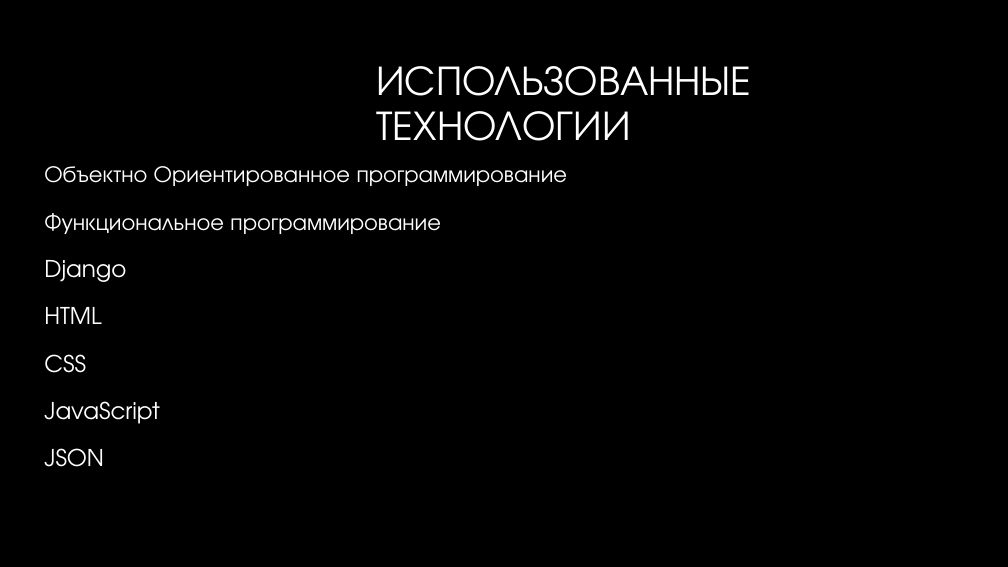
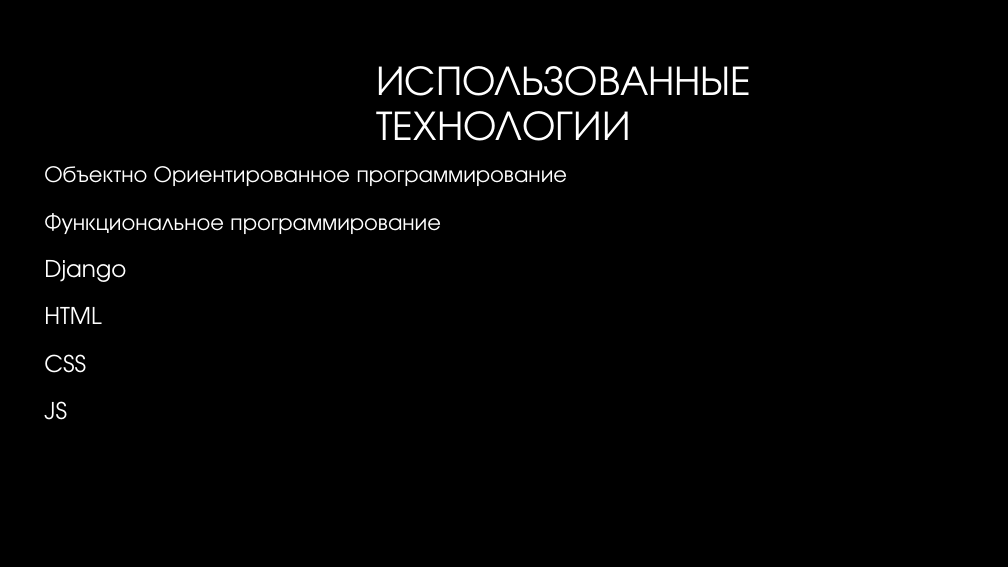
Before and after one commit to Dmitry26092003/Web, a slide deck: slide 5 of website/Proekt_po_WebServer_3DPrintingService_RussiaPenza.pptx. Drawn at 1008x567 pixels with LibreOffice and Linux fonts; fonts in the diff are those of the drawing; background and template pictures are left out. Boxes give left, top, right and bottom in pixels: in the first picture for what was removed or moved away, otherwise in the second. Text is boxed around its words. In the diff, an @@ line names an element or a change of style, - is before the commit and + after.

```diff
--- a/website/Proekt_po_WebServer_3DPrintingService_RussiaPenza.pptx
+++ b/website/Proekt_po_WebServer_3DPrintingService_RussiaPenza.pptx
@@ text at (44, 401, 67, 420): text changed @@
-JavaScript
-JSON
+JS
```
